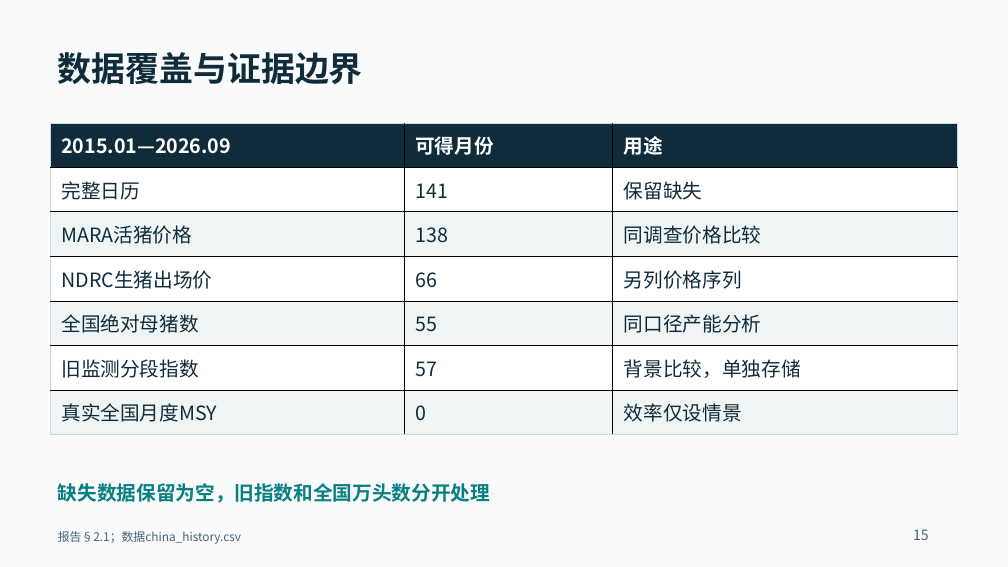
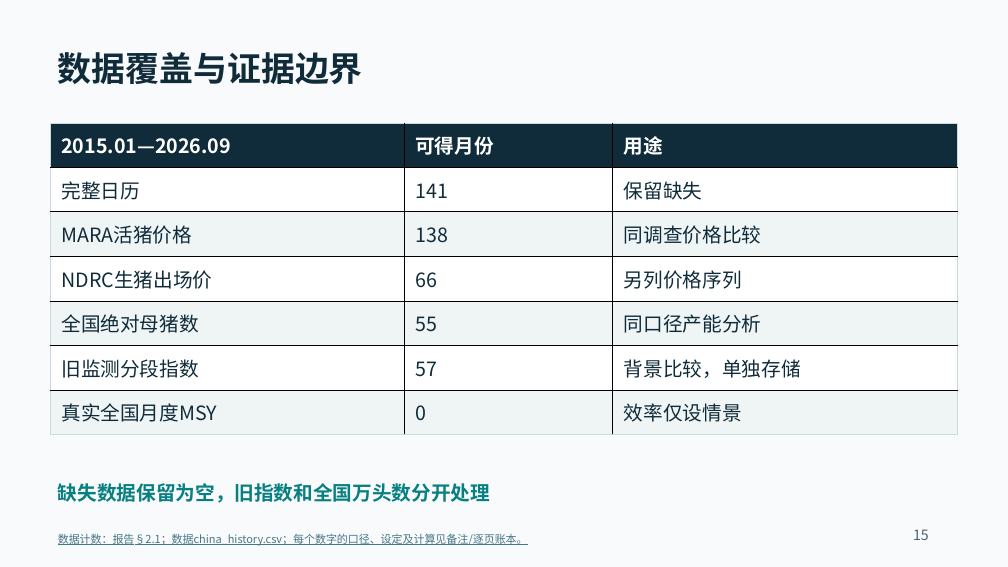
Before and after one commit to d202480025-code/muyuan-valuation-research, a slide deck: slide 15 of docs/downloads/lecture.pptx. Drawn at 1008x567 pixels with LibreOffice and Linux fonts; fonts in the diff are those of the drawing. Boxes give left, top, right and bottom in pixels: in the first picture for what was removed or moved away, otherwise in the second. Text is boxed around its words. In the diff, an @@ line names an element or a change of style, - is before the commit and + after.

```diff
--- a/docs/downloads/lecture.pptx
+++ b/docs/downloads/lecture.pptx
@@ text at bbox=[58, 534, 528, 546]: text changed; size 11.2 to 10.5 pt; text colour #4A6271 to #467886 @@
-报告§2.1；数据china_history.csv
+数据计数：报告§2.1；数据china_history.csv；每个数字的口径、设定及计算见备注/逐页账本。
```
Also in this commit, not shown: 40 other slides changed, 16 slides added, 14 slides removed, 54 other files.
